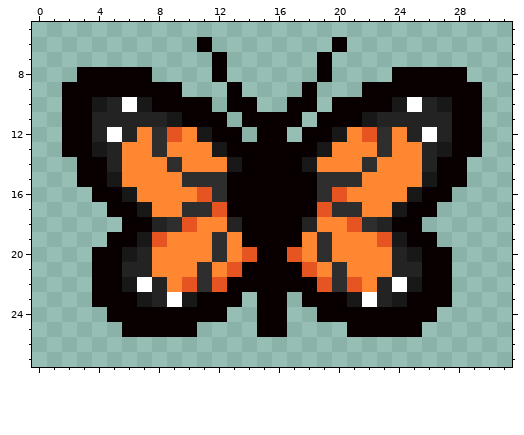
A pixel-art sprite gets an edit: resources/gfx/items/collectibles/butterfly.png. Above is the file before it was changed.
The file is 32x32 pixels. Shown: x 0..31, y 5..27.
Once edited:
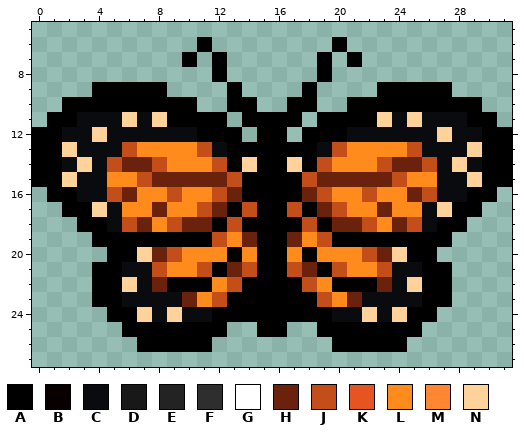
Palette (. is transparent): A #000000  B #080000  C #090b0f  D #181818  E #232323  F #2e2e2e  G #ffffff  H #6b220c  J #c44e19  K #e65521  L #ff8b1c  M #ff8732  N #ffd299
Change:
Changed rows in their new state; - is an unchanged pixel.
first column x 0:
 6 -----------A--------A-----------
 7 ----------A-A------A-A----------
 8 ---.....----A------A----.....---
 9 --..AAAAA.---A----A---.AAAAA..--
10 --AAAAAAAAA.-AA--AA-.AAAAAAAAA--
11 -AACCCNCNAAAA-AAAA-AAAANCNCCCAA-
12 AACCNCCCCCCAAA-AA-AAACCCCCCNCCAA
13 AANCCCJLLLLJCAAAAAACJLLLLJCCCNAA
14 AACNCJHHJLLLJANAANAJLLLJHHJCNCAA
15 AANCCLLJHHHHHJAAAAJHHHHHJLLCCNAA
16 -AACCJHLLJLLJHAAAAHJLLJLLHJCCAA-
17 --AANCLLHLLJHAJAAJAHJLLHLLCNAA--
18 ---AACJHLJHHAJAAAAJAHHJLHJCAA---
19 ----AAAAAAAAJLHAAHLJAAAAAAAA----
20 ----.AANHJLLLALAALALLLJHNAA.----
21 ----AACCJLLJAHJAAJHAJLLJCCAA----
22 ----AANCHAAALJAAAAJLAAAHCNAA----
23 ----AACCCCHLJAAAAAAJLHCCCCAA----
24 -----AANCNCCAAAAAAAACCNCNAA-----
25 ------AAAAAAA--AA--AAAAAAA------
26 -------AAAAA--------AAAAA-------
Where, in picture pixels (left, top, right, bottom), the same in both pictures:
changed: (32, 37, 512, 352)
